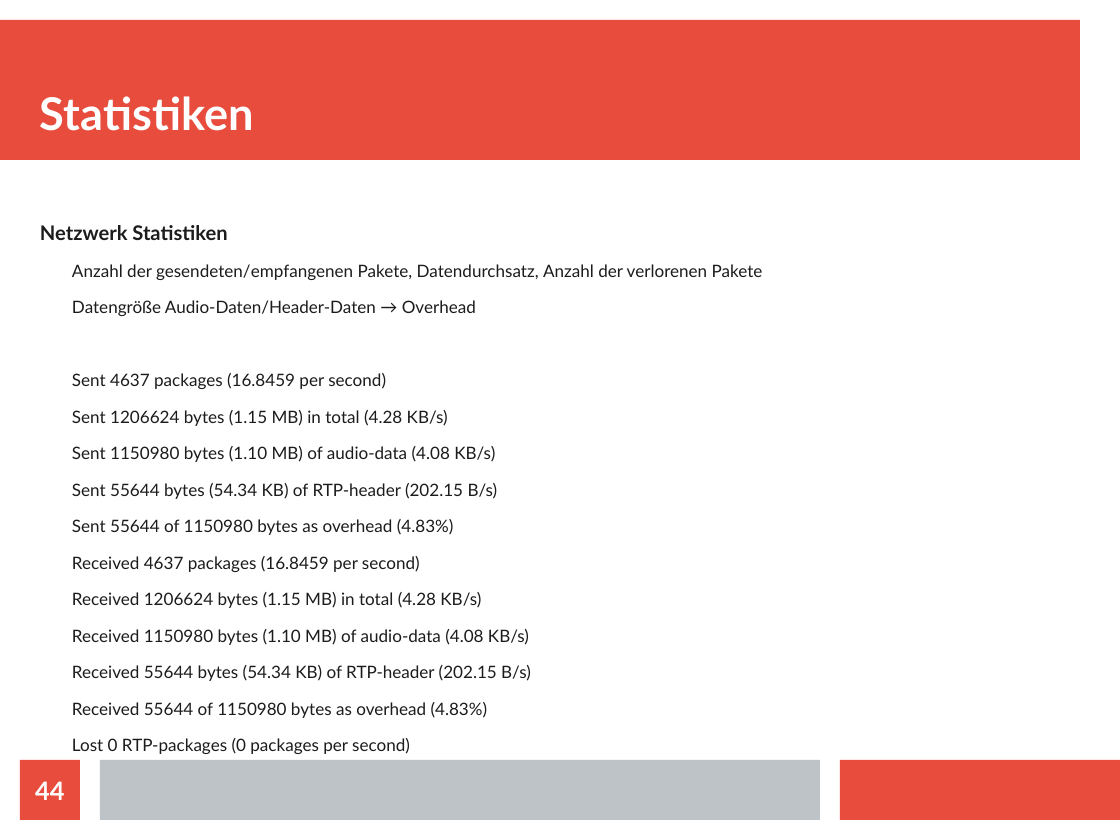
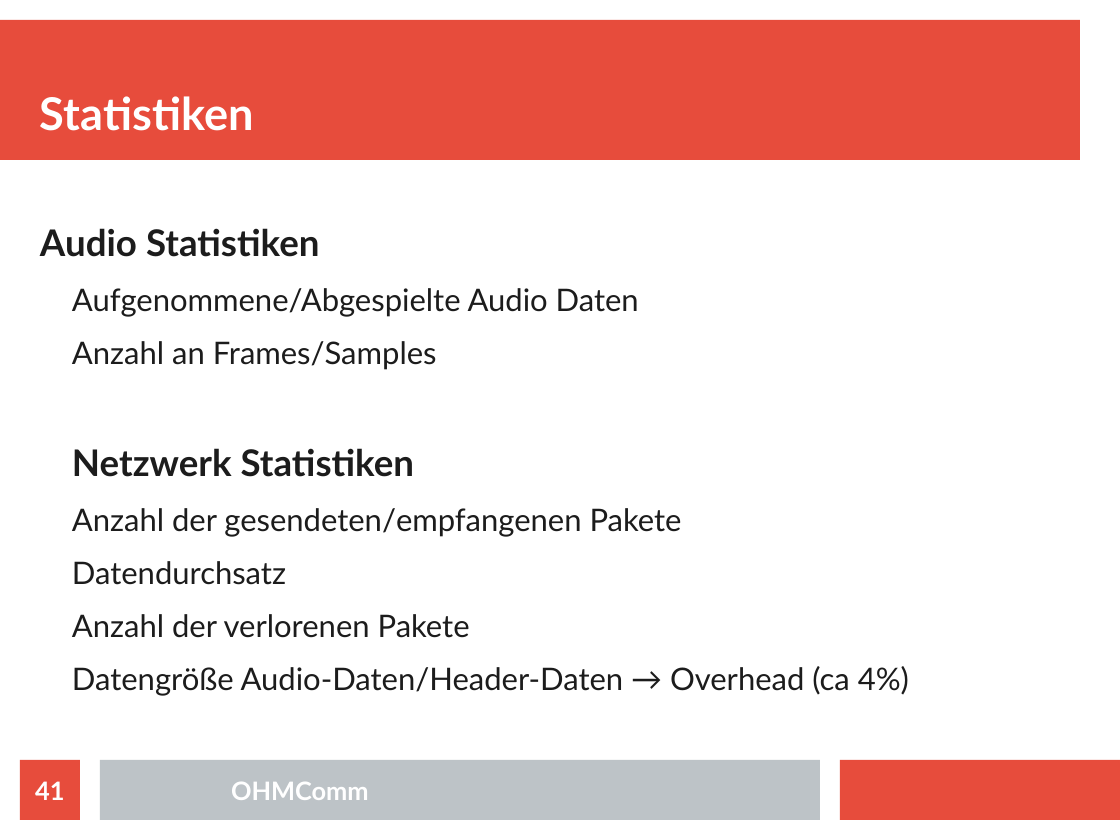
Before and after one commit to doe300/OHMComm, a slide deck: slide 41 of documents/OHMCommPres.odp (slide 44 before the commit). Drawn at 1120x840 pixels with LibreOffice and Linux fonts; fonts in the diff are those of the drawing. Boxes give left, top, right and bottom in pixels: in the first picture for what was removed or moved away, otherwise in the second. Text is boxed around its words. In the diff, an @@ line names an element or a change of style, - is before the commit and + after.

```diff
--- a/documents/OHMCommPres.odp
+++ b/documents/OHMCommPres.odp
@@ text at <box>40,228,639,370</box>: paragraphs added @@
+Audio Statistiken
+  Aufgenommene/Abgespielte Audio Daten
+  Anzahl an Frames/Samples
@@ text at <box>72,448,415,477</box>: size 14.3 to 26 pt in "Netzwerk Statistiken" @@
@@ text at <box>72,508,909,696</box>: text changed; size 12.1 to 22 pt @@
-  Anzahl der gesendeten/empfangenen Pakete, Datendurchsatz, Anzahl der verlorenen Pakete
-  Datengröße Audio-Daten/Header-Daten → Overhead
-  Sent 4637 packages (16.8459 per second)
-  Sent 1206624 bytes (1.15 MB) in total (4.28 KB/s)
-  Sent 1150980 bytes (1.10 MB) of audio-data (4.08 KB/s)
-  Sent 55644 bytes (54.34 KB) of RTP-header (202.15 B/s)
-  Sent 55644 of 1150980 bytes as overhead (4.83%)
-  Received 4637 packages (16.8459 per second)
-  Received 1206624 bytes (1.15 MB) in total (4.28 KB/s)
-  Received 1150980 bytes (1.10 MB) of audio-data (4.08 KB/s)
-  Received 55644 bytes (54.34 KB) of RTP-header (202.15 B/s)
-  Received 55644 of 1150980 bytes as overhead (4.83%)
-  Lost 0 RTP-packages (0 packages per second)
+  Anzahl der gesendeten/empfangenen Pakete
+  Datendurchsatz
+  Anzahl der verlorenen Pakete
+  Datengröße Audio-Daten/Header-Daten → Overhead (ca 4%)
@@ page number at <box>35,781,64,800</box>: text changed @@
-44
+41
@@ text added at <box>231,782,369,800</box>, 18 pt, text #FFFFFF, bold @@
+OHMComm
```
Also in this commit, not shown: 24 other slides changed, 2 slides added, 5 slides removed.
